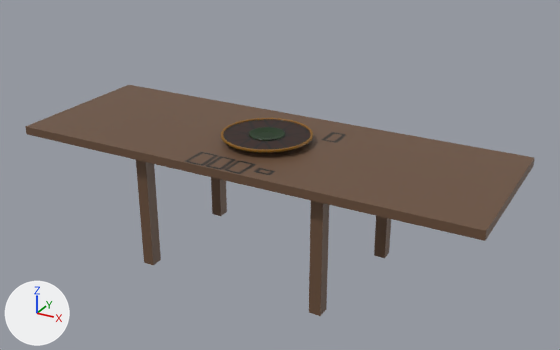
The Blender file Assets/3DModels/Table.blend, before and after one commit.
Both versions are drawn from a 50 mm camera at (35.3, -61.5, 27.4) aimed at (0.7, 1.4, -4.0). Lighting does not change. The marker at lower left points along +X, +Y and +Z.
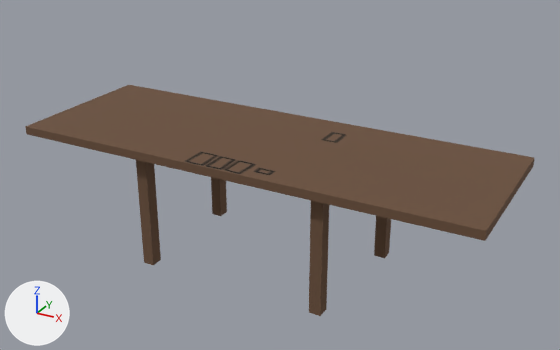
Location of each change, (x1, y1, x2, y2) in pixels of the pictures (560 x 350 px):
'Cube', surface changed
    both: (143, 115, 534, 315)
'Cylinder.001', deleted
    before: (221, 118, 313, 152)

Diff of the bpy script that builds the scene:
```diff
--- a/Assets/3DModels/Table.blend.py
+++ b/Assets/3DModels/Table.blend.py
@@ mat_material_001 @@
 mat_material_001.texture = img_newtablecolor
+mat_material_001.roughness = 1.0
@@ ob_cylinder_001 @@
-ob_cylinder_001 = bpy.data.objects.new('Cylinder.001', me_cylinder_001)
-ob_cylinder_001.location = (0.0, 0.0, 0.06)
```
